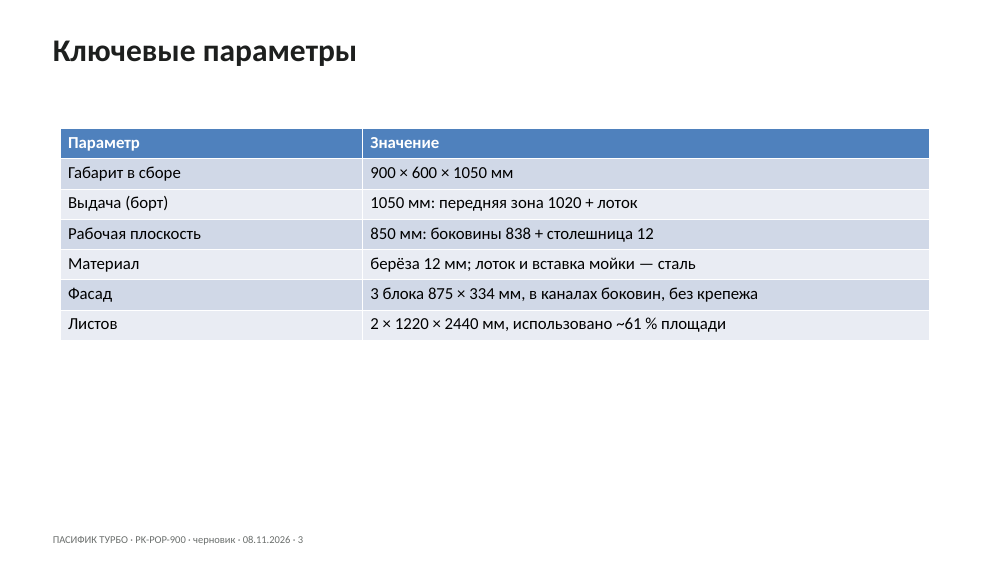
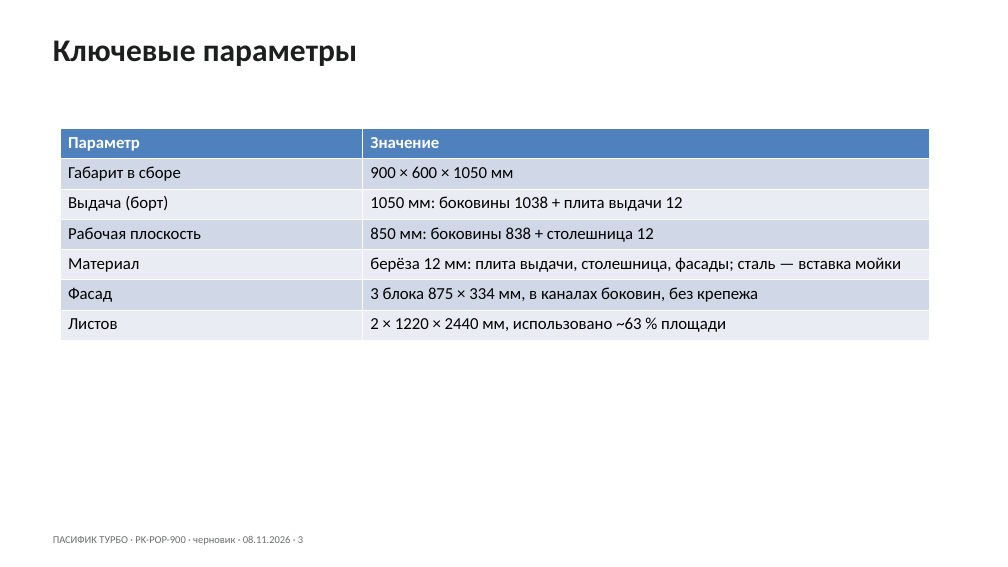
Before and after one commit to horaanlika-droid/pacific, a slide deck: slide 3 of docs/popup/PK-POP-900_prezentatsiya.pptx. Drawn at 1008x567 pixels with LibreOffice and Linux fonts; fonts in the diff are those of the drawing. Boxes give left, top, right and bottom in pixels: in the first picture for what was removed or moved away, otherwise in the second. Text is boxed around its words. In the diff, an @@ line names an element or a change of style, - is before the commit and + after.

Commit message:
попап: плита выдачи из фанеры 12 мм (PK-POP-07, слоты и логотип), боковины 1038, презентация и концепция рев. 2

```diff
--- a/docs/popup/PK-POP-900_prezentatsiya.pptx
+++ b/docs/popup/PK-POP-900_prezentatsiya.pptx
@@ table at box(60, 129, 930, 340) @@
-row 3, column 2: 1050 мм: передняя зона 1020 + лоток
+row 3, column 2: 1050 мм: боковины 1038 + плита выдачи 12
-row 5, column 2: берёза 12 мм; лоток и вставка мойки — сталь
+row 5, column 2: берёза 12 мм: плита выдачи, столешница, фасады; сталь — вставка мойки
-row 7, column 2: 2 × 1220 × 2440 мм, использовано ~61 % площади
+row 7, column 2: 2 × 1220 × 2440 мм, использовано ~63 % площади
```
Also in this commit, not shown: 4 other slides changed, 15 other files.
